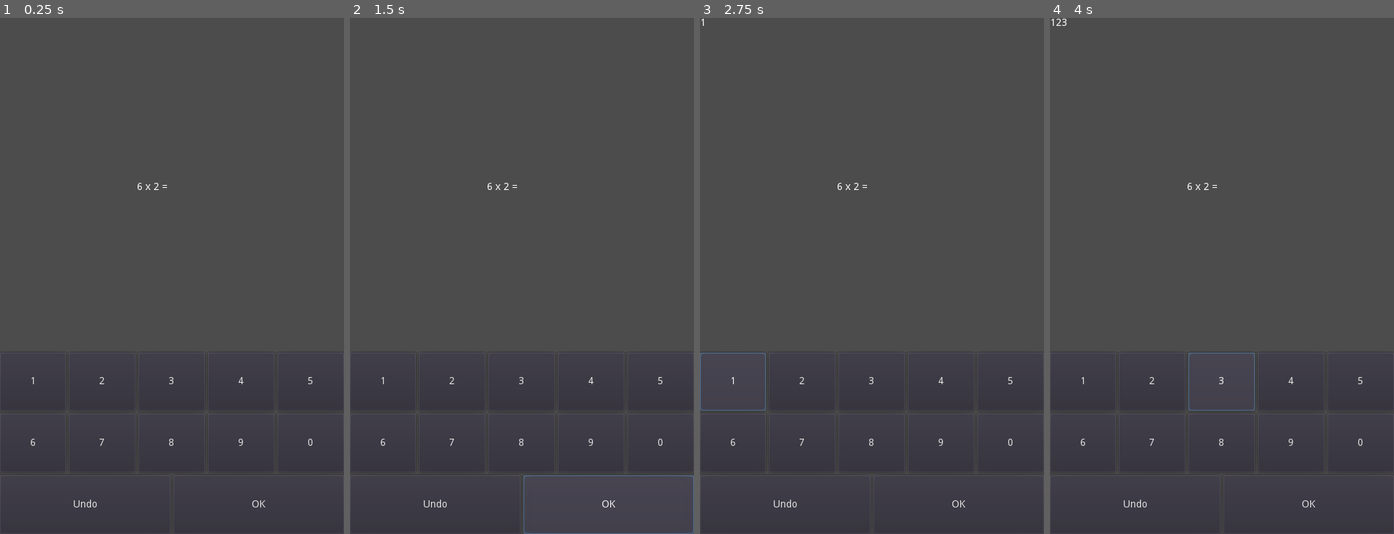
Above: before the commit, frames 1-4 (left to right).
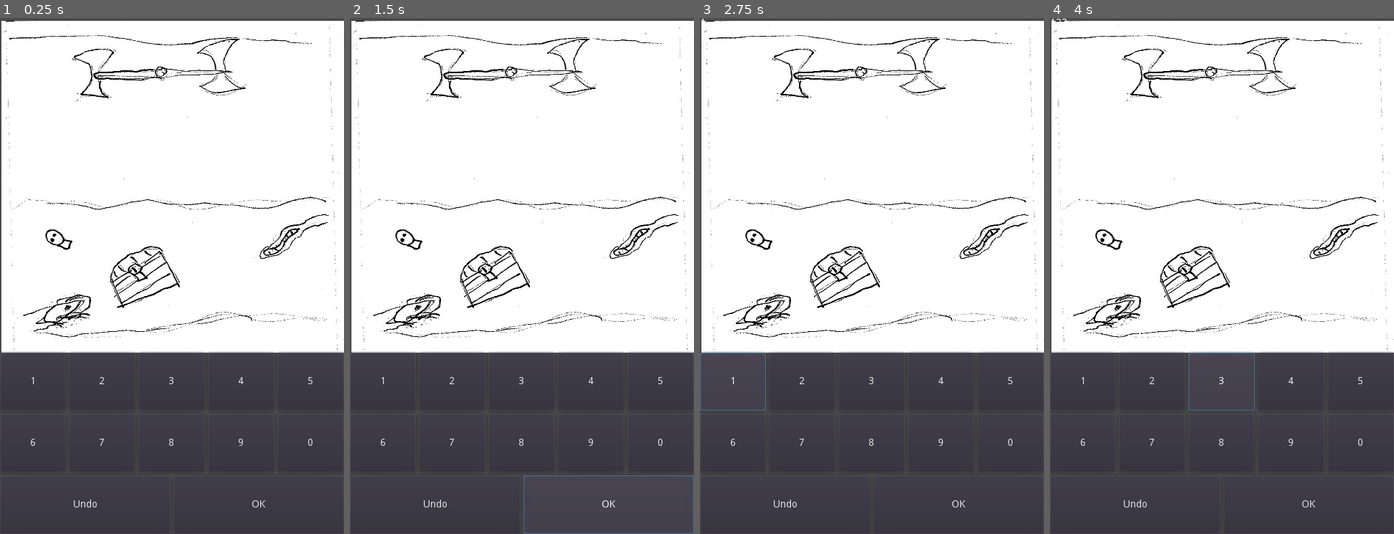
Above: after the commit, the same moments.

Repository: the-g-force/FamJam-May2020
Game: Godot game, scene res://src/DefaultScene.tscn
Two runs of this game, one before a commit and one after it. Both use one fixed random seed, a clock stepped at 60 frames per second and the inputs below.
Inputs:
- Up to frame 1 (0.25 s): no input
- Up to frame 2 (1.5 s): click "OK" at 0.5 s; click "OK" at 1.25 s
- Up to frame 3 (2.75 s): click "1" at 2 s
- Up to frame 4 (4 s): click "2" at 2.75 s; click "3" at 3.5 s

The runs differ from the first frame. In frame 1, 64% of the frame differs, in the area x 0-100%, y 0-65%; in frame 2, 64%; in frame 3, 64%; in frame 4, 64%.

Commit message:
Add placeholder art and configuration for HTML5 testing

Diff:
--- a/project/project.godot
+++ b/project/project.godot
@@ -29,6 +29,8 @@
 window/size/width=480
 window/size/height=720
 window/dpi/allow_hidpi=true
+window/stretch/mode="2d"
+window/stretch/aspect="keep"
 
 [rendering]
 
--- a/project/src/DefaultScene.tscn
+++ b/project/src/DefaultScene.tscn
@@ -1,9 +1,10 @@
-[gd_scene load_steps=5 format=2]
+[gd_scene load_steps=6 format=2]
 
 [ext_resource path="res://src/OnScreenKeyboard.tscn" type="PackedScene" id=1]
 [ext_resource path="res://src/DefaultScene.gd" type="Script" id=2]
 [ext_resource path="res://src/DynamicNumberLabel.tscn" type="PackedScene" id=3]
 [ext_resource path="res://src/ProblemGenerator.tscn" type="PackedScene" id=4]
+[ext_resource path="res://assets/art.jpg" type="Texture" id=5]
 
 [node name="DefaultScene" type="Control"]
 anchor_right = 1.0
@@ -12,6 +13,11 @@
 __meta__ = {
 "_edit_use_anchors_": false
 }
+
+[node name="art" type="Sprite" parent="."]
+position = Vector2( 241.234, 235.46 )
+scale = Vector2( 0.500034, 0.431172 )
+texture = ExtResource( 5 )
 
 [node name="OnScreenKeyboard" parent="." instance=ExtResource( 1 )]
 
Not shown, added: project/export_presets.cfg
